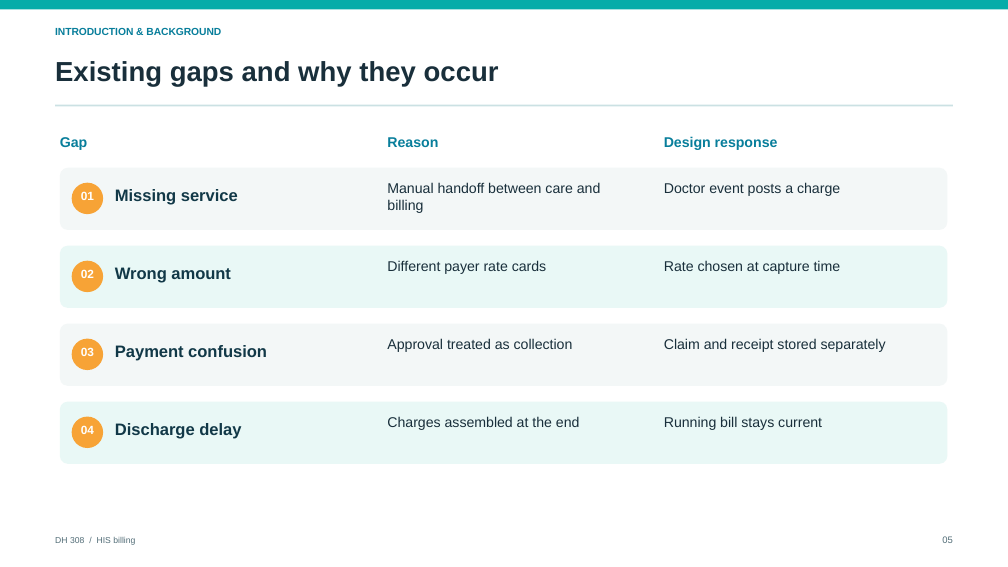
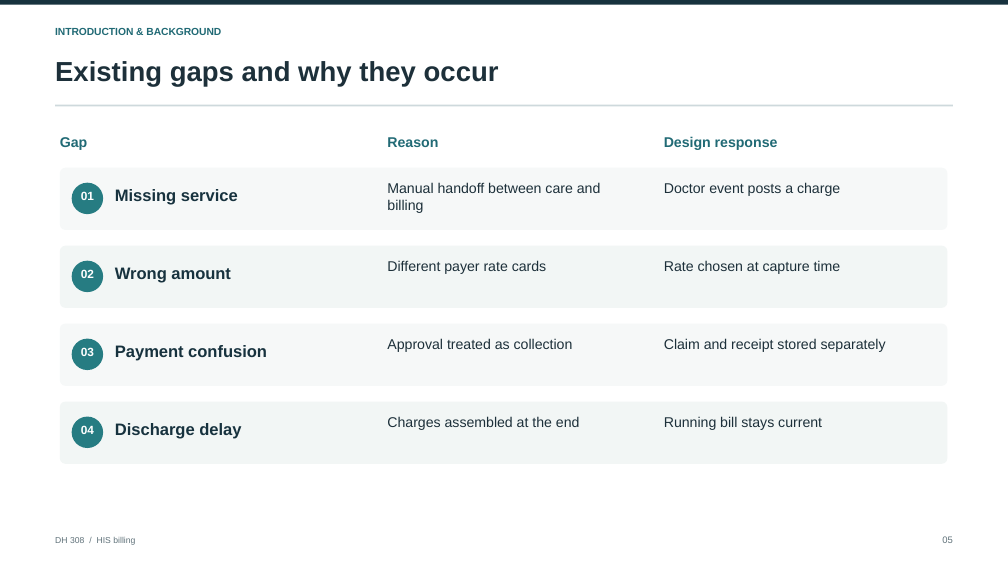
Before and after one commit to Osama-Bin-Lagging/tiveri-billing, a slide deck: slide 5 of presentation/DH308_HIS_Billing_Final.pptx. Drawn at 1008x567 pixels with LibreOffice and Linux fonts; fonts in the diff are those of the drawing. Boxes give left, top, right and bottom in pixels: in the first picture for what was removed or moved away, otherwise in the second. Text is boxed around its words. In the diff, an @@ line names an element or a change of style, - is before the commit and + after.

Commit message:
Refine final presentation design

```diff
--- a/presentation/DH308_HIS_Billing_Final.pptx
+++ b/presentation/DH308_HIS_Billing_Final.pptx
@@ rectangle: place and size @@
-rectangle at [0, 0, 1008, 9]
+rectangle at [0, 0, 1008, 5]
@@ rectangle at [0, 0, 1008, 5]: fill #05ACA9 to #17323E @@
@@ text colour #087E9B to #216A75 in 4 elements at [55, 28, 221, 35], [60, 137, 87, 150], [387, 137, 438, 147], [664, 136, 778, 150] @@
@@ rounded rectangle at [60, 168, 948, 230]: fill #F3F7F7 to #F6F8F8; proportions changed @@
@@ rounded rectangle at [60, 246, 948, 308]: fill #E9F8F6 to #F2F6F5; proportions changed @@
@@ rounded rectangle at [60, 324, 948, 386]: fill #F3F7F7 to #F6F8F8; proportions changed @@
@@ rounded rectangle at [60, 402, 948, 464]: fill #E9F8F6 to #F2F6F5; proportions changed @@
@@ fill #F7A336 to #267C82 in 4 elements at [72, 183, 104, 215], [72, 261, 104, 293], [72, 339, 104, 371], [72, 417, 104, 448] @@
```
Also in this commit, not shown: 20 other slides changed.
